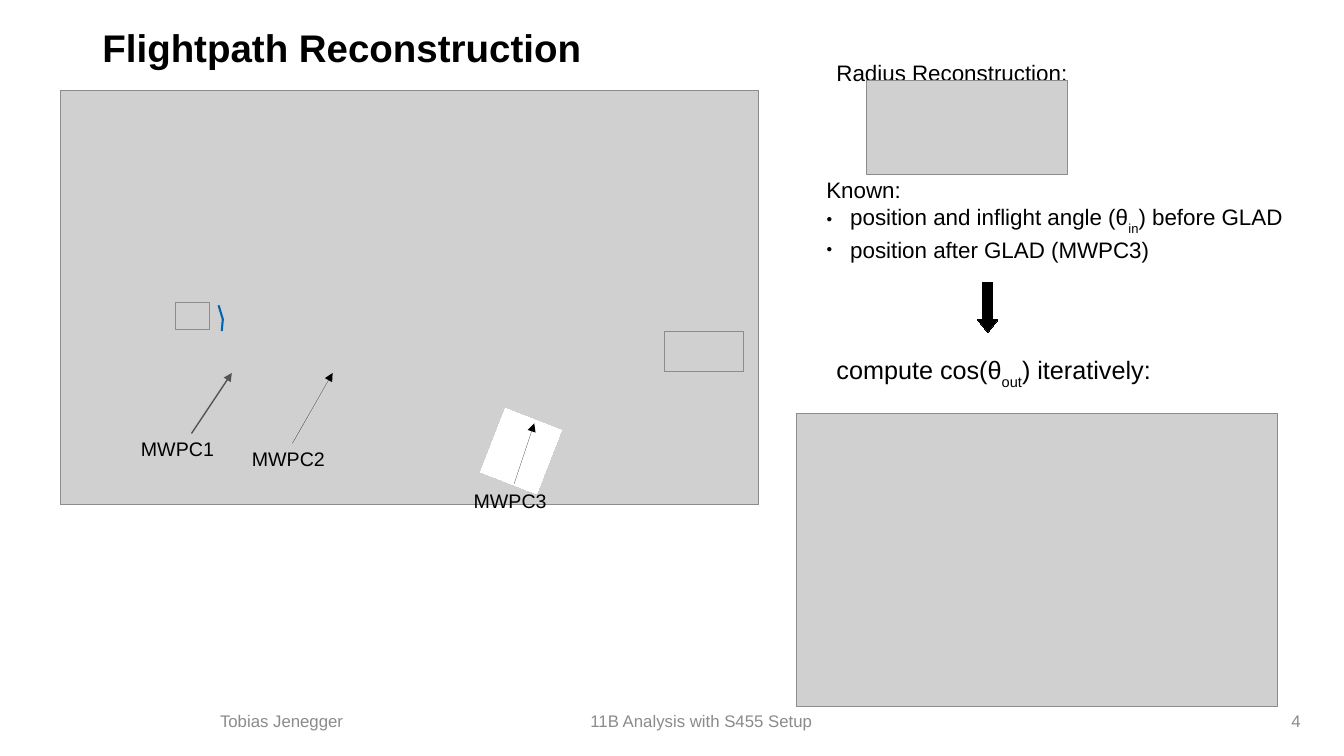
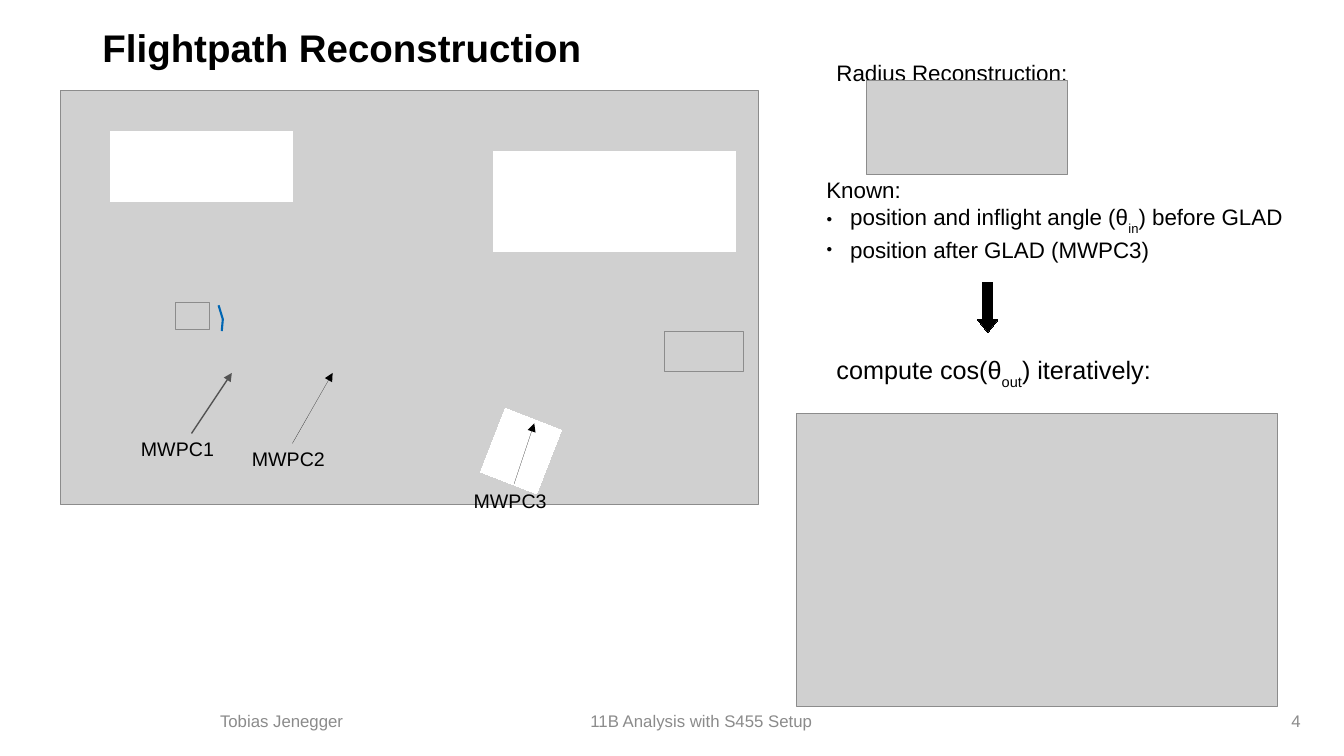
Before and after one commit to jenegger/r3b_week2020, a slide deck: slide 4 of r3b_presentation.odp. Drawn at 1344x756 pixels with LibreOffice and Linux fonts; fonts in the diff are those of the drawing; grey boxes stand for pictures; background and template pictures are left out. Boxes give left, top, right and bottom in pixels: in the first picture for what was removed or moved away, otherwise in the second. Text is boxed around its words. In the diff, an @@ line names an element or a change of style, - is before the commit and + after.

```diff
--- a/r3b_presentation.odp
+++ b/r3b_presentation.odp
@@ rectangle added at <box>111,131,292,202</box>, fill #FFFFFF, outline #FFFFFF 0 pt @@
@@ rectangle added at <box>494,151,736,252</box>, fill #FFFFFF, outline #FFFFFF 0 pt @@
```
Also in this commit, not shown: 1 other file.
